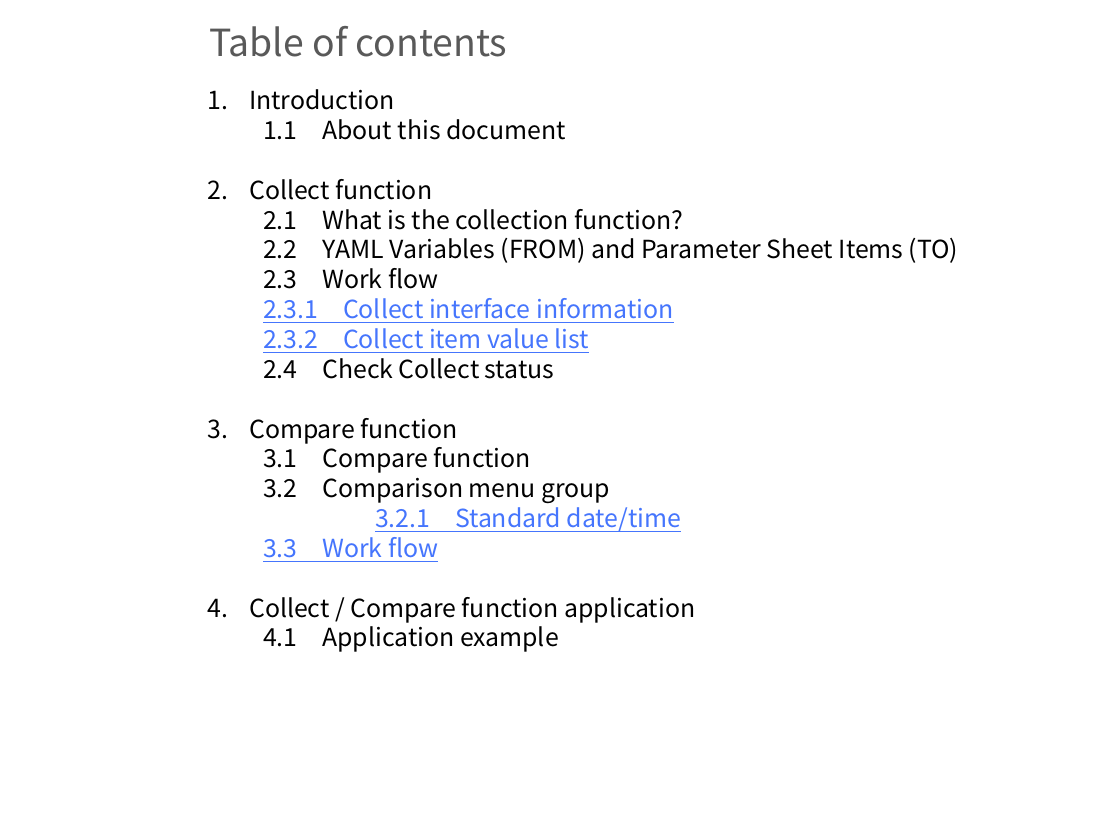
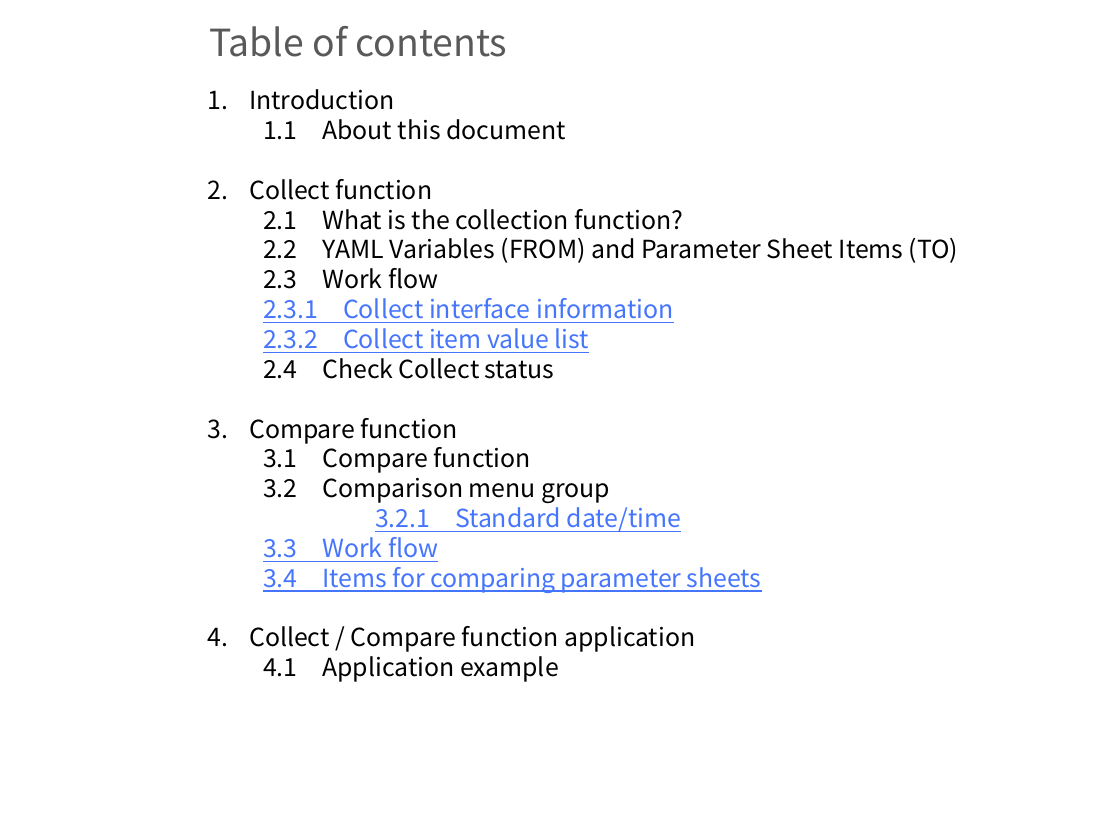
Before and after one commit to exastro-suite/it-automation-docs, a slide deck: slide 2 of asset/Learn/ITA-collect-compare_en.pptx. Drawn at 1120x840 pixels with LibreOffice and Linux fonts; fonts in the diff are those of the drawing; background and template pictures are left out. Boxes give left, top, right and bottom in pixels: in the first picture for what was removed or moved away, otherwise in the second. Text is boxed around its words. In the diff, an @@ line names an element or a change of style, - is before the commit and + after.

```diff
--- a/asset/Learn/ITA-collect-compare_en.pptx
+++ b/asset/Learn/ITA-collect-compare_en.pptx
@@ text at (x1=263, y1=561, x2=762, y2=593): paragraph added @@
+  3.4 Items for comparing parameter sheets
```
Also in this commit, not shown: 2 other slides changed, 1 slide added, 11 other files.
